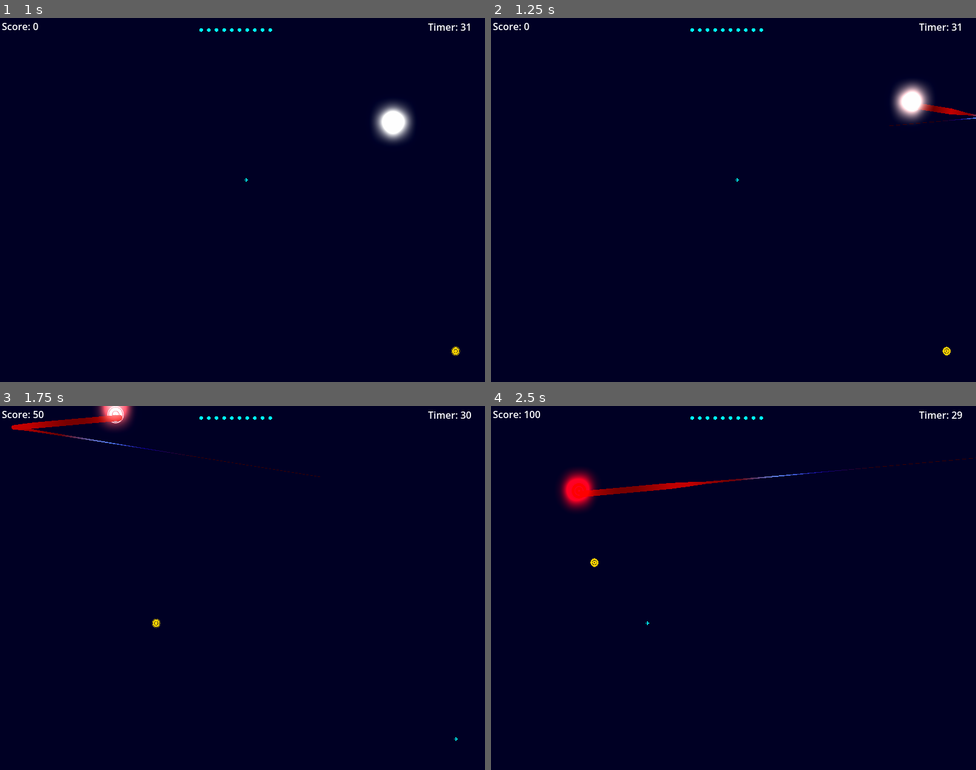
Above: before the commit, frames 1-4 (two rows, left to right).
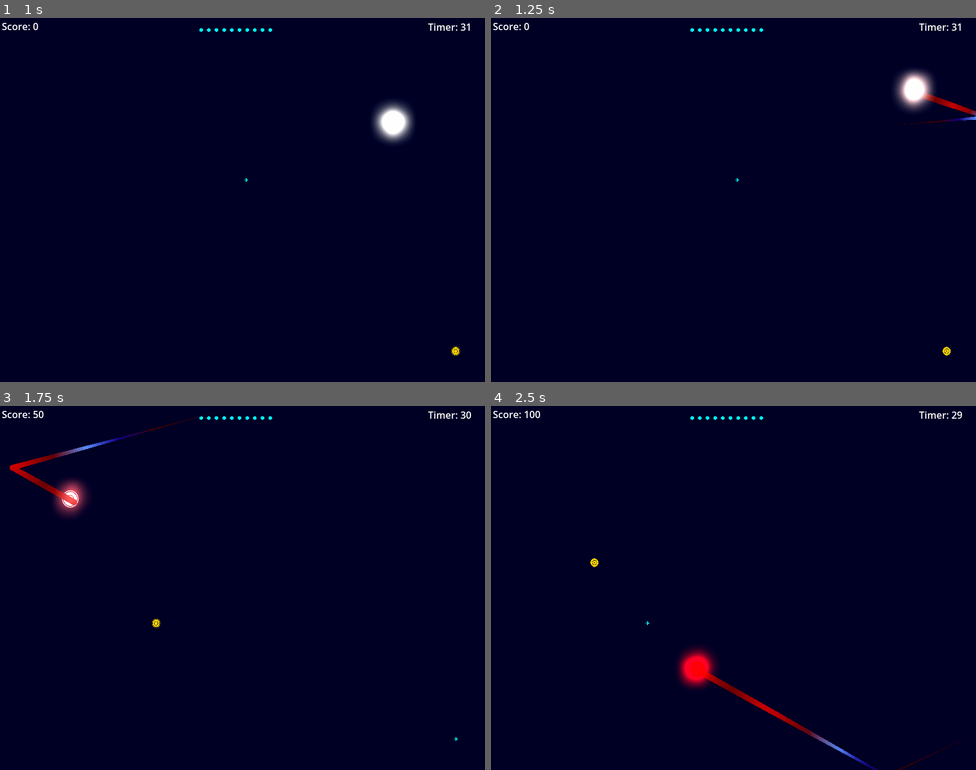
Above: after the commit, the same moments.

Repository: beki-github/speed-click
Game: Godot game, scene res://scenes/game.tscn
Same seed, same stepped clock (60 frames per second), same inputs: the game is played once before the commit and once after it.
Inputs (mouse positions are in pixels of both pictures, inside the frame that each line leads up to):
- Up to frame 1 (1 s): click "start" at 0.5 s
- Up to frame 2 (1.25 s): no input
- Up to frame 3 (1.75 s): move the mouse to (455, 737) at 1.27 s
- Up to frame 4 (2.5 s): move the mouse to (646, 624) at 2.02 s

Frame 1 is identical in both runs. In frame 2, 1.2% of the frame differs, in the area x 82-100%, y 14-30%; in frame 3, 1.9%; in frame 4, 2.5%, in the area x 13-100%, y 14-100%.

Commit message:
added highscore component, fixed the redundent collison problem

Diff:
--- a/project.godot
+++ b/project.godot
@@ -22,6 +22,7 @@
 [autoload]
 
 GlobalTimer="*uid://b8vubdciqqgs4"
+Saver="*uid://cxsygtchohpoq"
 
 [display]
 
--- a/scenes/ball.tscn
+++ b/scenes/ball.tscn
@@ -20,8 +20,8 @@
 shader_parameter/boost = 3.800000133
 
 [sub_resource type="Curve" id="Curve_eew57"]
-_data = [Vector2(0.21568629, 0.061538577), 0.0, 0.0, 0, 0, Vector2(0.6960784, 0.38461548), 1.4485215, 0.0, 0, 0, Vector2(0.7745098, 0.9846155), 0.9053255, 0.9053255, 0, 0, Vector2(0.9509804, 1), 0.0, 0.0, 0, 0]
-point_count = 4
+_data = [Vector2(0, 0), 0.0, 0.0, 0, 0, Vector2(1, 1), 0.0, 0.0, 0, 0]
+point_count = 2
 
 [sub_resource type="Gradient" id="Gradient_jj7gd"]
 offsets = PackedFloat32Array(0.29605263, 0.4276316, 0.5197368, 0.625, 0.7565789, 0.8881579, 1)
--- a/scripts/ball.gd
+++ b/scripts/ball.gd
@@ -7,6 +7,10 @@
 var speed =1750.0
 var screen_size:Vector2
 @onready var on_load: AnimationPlayer = $on_load
+
+var maxNoise:float = deg_to_rad(5.0)
+var randomAngle
+var realBounce
 
 var is_hit=false
 var score=10
@@ -24,7 +28,20 @@
 	var collison=move_and_collide(velocity*delta)
 	if collison:
 		bounce.play()
-		velocity=velocity.bounce(collison.get_normal())
+		var collison_normal=collison.get_normal()
+		var perfect_bounce=velocity.bounce(collison_normal)
+
+		var bounce_direction=perfect_bounce.normalized()
+		var angle_from_normal=bounce_direction.angle_to(collison_normal)
+
+		if abs(angle_from_normal)<0.3:
+			print("treshHOld!!"+str(angle_from_normal))
+			var angle_nudge = deg_to_rad(10.0) if randf() > 0.5 else deg_to_rad(-10.0)
+			perfect_bounce=perfect_bounce.rotated(angle_nudge)
+
+
+		velocity=perfect_bounce
+
 
 func get_random_direction() -> Vector2:
 	var random_angle=randf_range(0,TAU)
--- a/scripts/game.gd
+++ b/scripts/game.gd
@@ -20,7 +20,7 @@
 var tail_num:=10
 var tail_size
 
-
+var highScore
 
 func setup_hbox() -> void:
 	var spacing = 8
@@ -74,15 +74,19 @@
 
 
 func Game_over():
+	if (highScore<score):
+		highScore=score
+		Saver.save_highscore(int(highScore))
 	Input.set_mouse_mode(Input.MOUSE_MODE_VISIBLE)
 	game_running=false
 	var game_over=Game_Over.instantiate()
 	game_over.retry_pressed.connect(_on_retry_pressed)
-	game_over.get_node("highScore").text+=str(340)
+	game_over.get_node("highScore").text+=str(highScore)
 	game_over.get_node("currentScore").text+=str(score)
 	add_child(game_over)
 
 func _ready() -> void:
+	highScore=Saver.load_highscore()
 	var start_menu_child=start_menu.instantiate()
 	start_menu_child.start_clicked.connect(on_start_clicked)
 	add_child(start_menu_child)
--- a/scripts/line_2d.gd
+++ b/scripts/line_2d.gd
@@ -17,6 +17,6 @@
 	currentPosition.x+=heightParent
 	currentPosition.y+=heightParent
 	add_point(currentPosition)
-	if points.size()>25:
+	if points.size()>20:
 		remove_point(0)
 	pass
--- /dev/null
+++ b/scripts/saver.gd
@@ -0,0 +1,43 @@
+extends Node
+
+const SAVE_PATH = "user://highscore.json"
+
+var highscore: int = 0
+
+func save_highscore(new_score: int) -> void:
+	# Update our variable
+	highscore = new_score
+
+	# 1. Create a dictionary to hold the data
+	var data = {
+		"highscore": highscore
+	}
+
+	# 2. Convert to JSON string
+	var json_string = JSON.stringify(data)
+
+	# 3. Save to file
+	var file = FileAccess.open(SAVE_PATH, FileAccess.WRITE)
+	file.store_string(json_string)
+	file.close()
+	print("Highscore saved: ", highscore)
+
+func load_highscore() -> int:
+	# 1. Check if file exists
+	if not FileAccess.file_exists(SAVE_PATH):
+		print("No save file found, returning 0.")
+		return 0
+
+	var file = FileAccess.open(SAVE_PATH, FileAccess.READ)
+	var json_string = file.get_as_text()
+	file.close()
+
+
+
+	var data = JSON.parse_string(json_string)
+
+	if data is Dictionary:
+		highscore = data.get("highscore", 0)
+		return highscore
+
+	return 0
Not shown, added: scripts/saver.gd.uid
